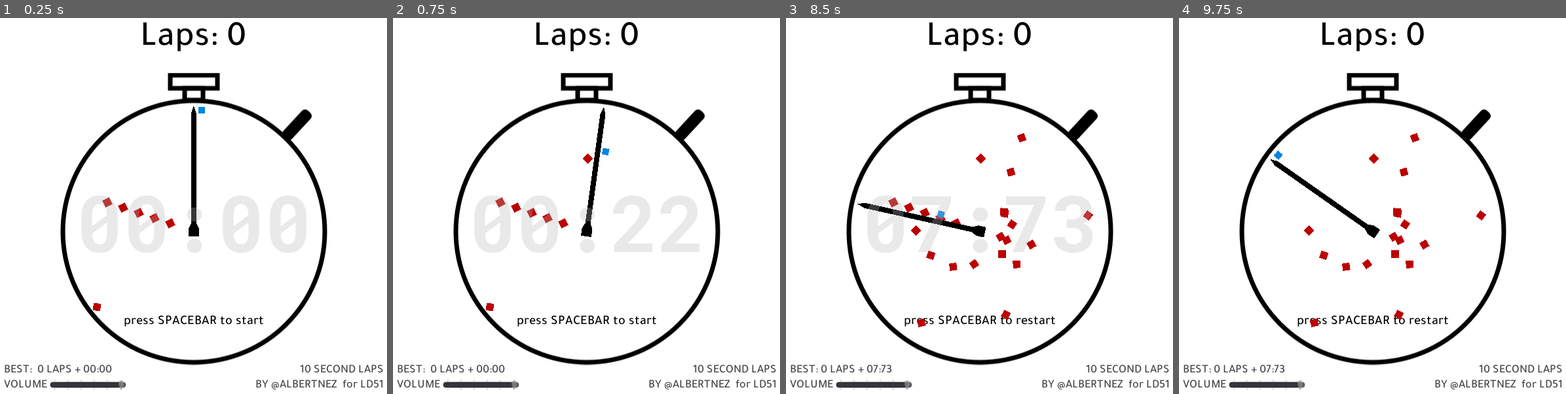
Above: before the commit, frames 1-4 (left to right).
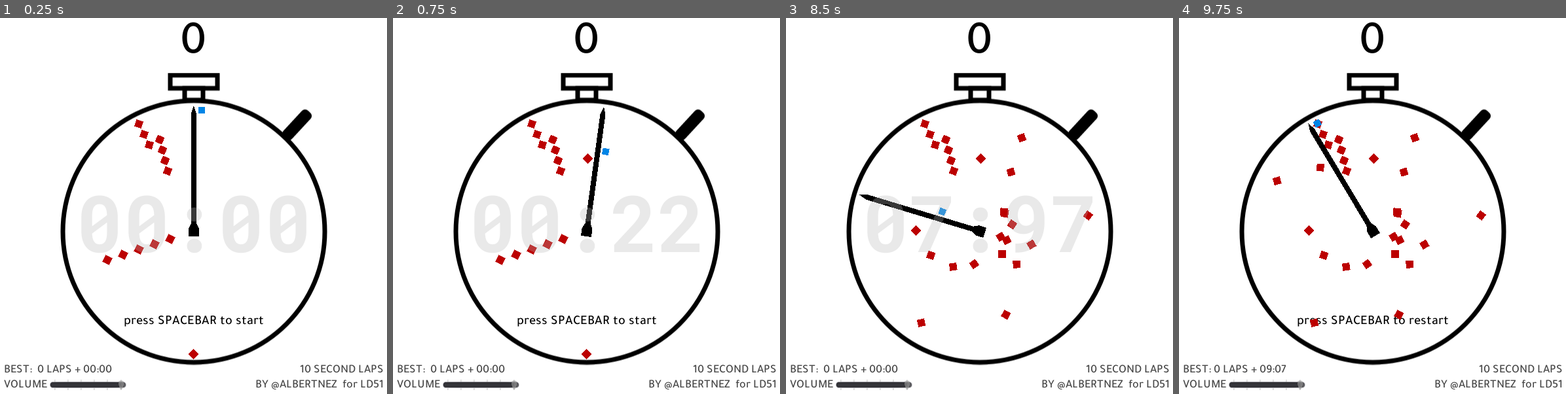
Above: after the commit, the same moments.

Repository: albertnez/10-second-laps
Game: Godot game, scene res://Scenes/GameWrapper.tscn
The game is run twice, just before and just after one commit, with the same random seed, the same clock (stepped at 60 frames per second) and the same inputs.
Inputs:
- Up to frame 1 (0.25 s): no input
- Up to frame 2 (0.75 s): tap Space (action) at 0.5, 0.6 s
- Up to frame 3 (8.5 s): tap Space (action) at 1.25, 1.35, 2, 2.1, 2.75, 2.85, 3.5, 3.6, 4.25, 4.35, 5.1, 5.85, 6.6, 7.35, 8.1 s
- Up to frame 4 (9.75 s): tap Space (action) at 8.85, 9.6 s

The runs differ from the first frame. In frame 1, 1.4% of the frame differs, in the area x 24-64%, y 1-91%; in frame 2, 1.4%; in frame 3, 2.4%, in the area x 9-80%, y 1-95%; in frame 4, 1.9%.

Commit message:
remove Laps string

Diff:
--- a/Scenes/Game/World.tscn
+++ b/Scenes/Game/World.tscn
@@ -28,7 +28,7 @@
 font_data = ExtResource( 9 )
 
 [sub_resource type="RectangleShape2D" id=5]
-extents = Vector2( 12, 99 )
+extents = Vector2( 20, 99 )
 
 [node name="World" type="Node2D"]
 script = ExtResource( 3 )
@@ -139,22 +139,43 @@
 MINIMUM_DISTANCE_FROM_CENTER = 32.0
 
 [node name="Enemy" parent="ClockCenter/EnemySpawner" instance=ExtResource( 5 )]
-position = Vector2( -148, 116 )
-
-[node name="Enemy2" parent="ClockCenter/EnemySpawner" instance=ExtResource( 5 )]
-position = Vector2( -132, -44 )
+position = Vector2( 0, 188 )
+
+[node name="Row" parent="ClockCenter/EnemySpawner" instance=ExtResource( 5 )]
+position = Vector2( -132, 44 )
 
 [node name="Enemy3" parent="ClockCenter/EnemySpawner" instance=ExtResource( 5 )]
-position = Vector2( -108, -36 )
+position = Vector2( -108, 36 )
 
 [node name="Enemy4" parent="ClockCenter/EnemySpawner" instance=ExtResource( 5 )]
-position = Vector2( -84, -28 )
+position = Vector2( -84, 28 )
 
 [node name="Enemy5" parent="ClockCenter/EnemySpawner" instance=ExtResource( 5 )]
-position = Vector2( -60, -20 )
+position = Vector2( -60, 20 )
 
 [node name="Enemy6" parent="ClockCenter/EnemySpawner" instance=ExtResource( 5 )]
-position = Vector2( -36, -12 )
+position = Vector2( -36, 12 )
+
+[node name="DoubleJump" parent="ClockCenter/EnemySpawner" instance=ExtResource( 5 )]
+position = Vector2( -84, -164 )
+
+[node name="DoubleJump2" parent="ClockCenter/EnemySpawner" instance=ExtResource( 5 )]
+position = Vector2( -76, -148 )
+
+[node name="DoubleJump3" parent="ClockCenter/EnemySpawner" instance=ExtResource( 5 )]
+position = Vector2( -68, -132 )
+
+[node name="DoubleJump4" parent="ClockCenter/EnemySpawner" instance=ExtResource( 5 )]
+position = Vector2( -52, -140 )
+
+[node name="DoubleJump5" parent="ClockCenter/EnemySpawner" instance=ExtResource( 5 )]
+position = Vector2( -48, -124 )
+
+[node name="DoubleJump6" parent="ClockCenter/EnemySpawner" instance=ExtResource( 5 )]
+position = Vector2( -44, -108 )
+
+[node name="DoubleJump7" parent="ClockCenter/EnemySpawner" instance=ExtResource( 5 )]
+position = Vector2( -40, -92 )
 
 [node name="SpawnerTimer" type="Timer" parent="ClockCenter/EnemySpawner"]
 wait_time = 3.0
@@ -173,7 +194,7 @@
 collision_mask = 2
 
 [node name="CollisionShape2D" type="CollisionShape2D" parent="ClockCenter/ClockRotation/SweepingSprites/SweepEntryDetector"]
-position = Vector2( 8, -95 )
+position = Vector2( 16, -95 )
 shape = SubResource( 5 )
 
 [node name="PlayerRootPosition" type="Node2D" parent="ClockCenter/ClockRotation"]
--- a/Scenes/Ui/MainUi.gd
+++ b/Scenes/Ui/MainUi.gd
@@ -10,7 +10,7 @@
 
 
 func _on_EventBus_laps_changed(num_laps: int) -> void:
-	_laps_label.text = str("Laps: ", num_laps)
+	_laps_label.text = str(num_laps)
 
 
 func _on_VolumeSlide_value_changed(value: float) -> void:
--- a/Scenes/Ui/MainUi.tscn
+++ b/Scenes/Ui/MainUi.tscn
@@ -15,7 +15,7 @@
 Label/fonts/font = SubResource( 1 )
 
 [sub_resource type="DynamicFont" id=4]
-size = 54
+size = 72
 outline_color = Color( 0.313726, 0.545098, 0, 1 )
 use_filter = true
 font_data = ExtResource( 1 )
@@ -39,7 +39,7 @@
 margin_right = 300.0
 margin_bottom = 72.0
 custom_fonts/font = SubResource( 4 )
-text = "Laps: 0"
+text = "0"
 align = 1
 
 [node name="Bottom" type="Control" parent="."]
--- a/project.godot
+++ b/project.godot
@@ -34,6 +34,7 @@
 
 config/name="ld51"
 run/main_scene="res://Scenes/GameWrapper.tscn"
+boot_splash/bg_color=Color( 0.141176, 0.141176, 0.141176, 1 )
 config/icon="res://icon.png"
 
 [autoload]
@@ -43,6 +44,8 @@
 [display]
 
 window/size/width=600
+window/stretch/mode="viewport"
+window/stretch/aspect="keep"
 
 [gui]
 
